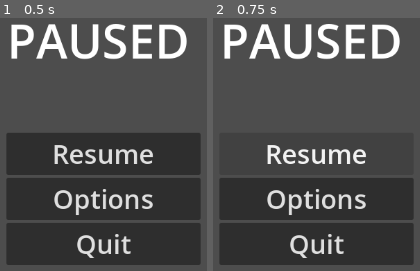
Above: before the commit, frames 1-2 (left to right).
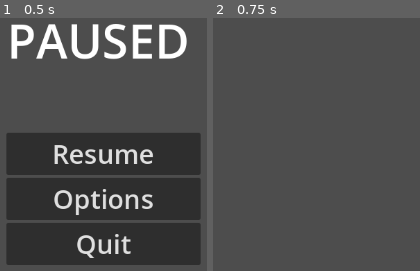
Above: after the commit, the same moments.

Repository: The-Spark-Industries/spark-energy
Game: Godot game, scene res://Master Scenes/pauseMenu.tscn
The game is run twice, just before and just after one commit, with the same random seed, the same clock (stepped at 60 frames per second) and the same inputs. This scene is started directly instead of the project's main scene.
Inputs:
- Up to frame 1 (0.5 s): no input
- Up to frame 2 (0.75 s): click "Resume" at 0.5 s

Frame 1 is identical in both runs. In frame 2, 37% of the frame differs, in the area x 3-97%, y 2-98%.

Commit message:
Pause UI

Diff:
--- /dev/null
+++ b/Master Scenes/gameInterface.tscn
@@ -0,0 +1,9 @@
+[gd_scene format=3 uid="uid://u8w5e8g3euut"]
+
+[node name="gameInterface" type="Control" unique_id=2083672228]
+layout_mode = 3
+anchors_preset = 15
+anchor_right = 1.0
+anchor_bottom = 1.0
+grow_horizontal = 2
+grow_vertical = 2
--- a/Master Scenes/titleScreen.tscn
+++ b/Master Scenes/titleScreen.tscn
@@ -7,3 +7,43 @@
 anchor_bottom = 1.0
 grow_horizontal = 2
 grow_vertical = 2
+
+[node name="VBoxContainer2" type="VBoxContainer" parent="." unique_id=800570624]
+layout_mode = 1
+anchors_preset = 7
+anchor_left = 0.5
+anchor_top = 1.0
+anchor_right = 0.5
+anchor_bottom = 1.0
+offset_left = -35.0
+offset_top = -31.0
+offset_right = 35.0
+grow_horizontal = 2
+grow_vertical = 0
+size_flags_vertical = 8
+
+[node name="Button" type="Button" parent="VBoxContainer2" unique_id=470976601]
+layout_mode = 2
+size_flags_vertical = 4
+text = "Options"
+
+[node name="Container" type="Container" parent="." unique_id=60781399]
+layout_mode = 1
+anchors_preset = 15
+anchor_right = 1.0
+anchor_bottom = 1.0
+offset_left = -154.0
+offset_top = 156.0
+offset_right = -947.0
+offset_bottom = -346.0
+grow_horizontal = 2
+grow_vertical = 2
+
+[node name="VBoxContainer" type="VBoxContainer" parent="Container" unique_id=1536730773]
+layout_mode = 2
+size_flags_horizontal = 4
+
+[node name="Button" type="Button" parent="Container/VBoxContainer" unique_id=1295416335]
+layout_mode = 2
+theme_override_font_sizes/font_size = 79
+text = "Start"
--- a/Scripts/pause_menu.gd
+++ b/Scripts/pause_menu.gd
@@ -3,7 +3,6 @@
 
 # Called when the node enters the scene tree for the first time.
 func _ready() -> void:
-	#get_tree.pause()
 	pass
 
 # Called every frame. 'delta' is the elapsed time since the previous frame.
@@ -12,7 +11,9 @@
 
 
 func _on_resume_pressed() -> void:
-	pass # Replace with function body.
+	get_tree().paused = false
+	visible = false
+	#Switch scenes
 
 
 func _on_options_pressed() -> void:
@@ -20,4 +21,5 @@
 
 
 func _on_quit_pressed() -> void:
-	pass # Replace with function body.
+	get_tree().paused = false
+	get_tree().change_scene_to_file("res://Master Scenes/titleScreen.tscn")
